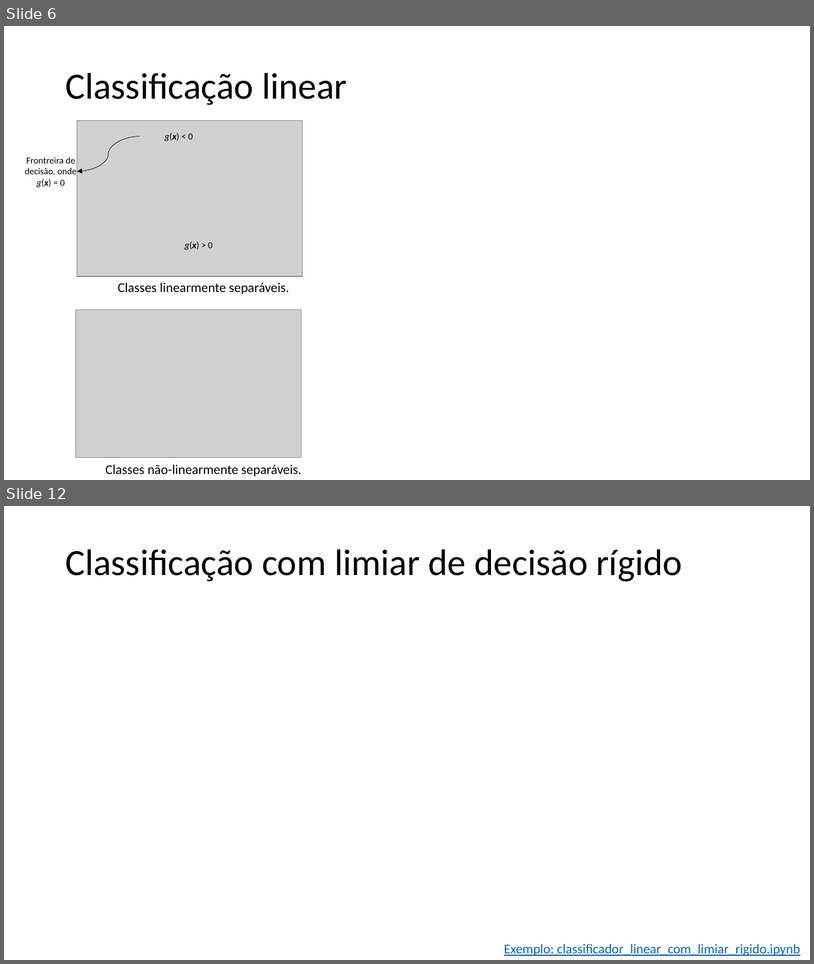
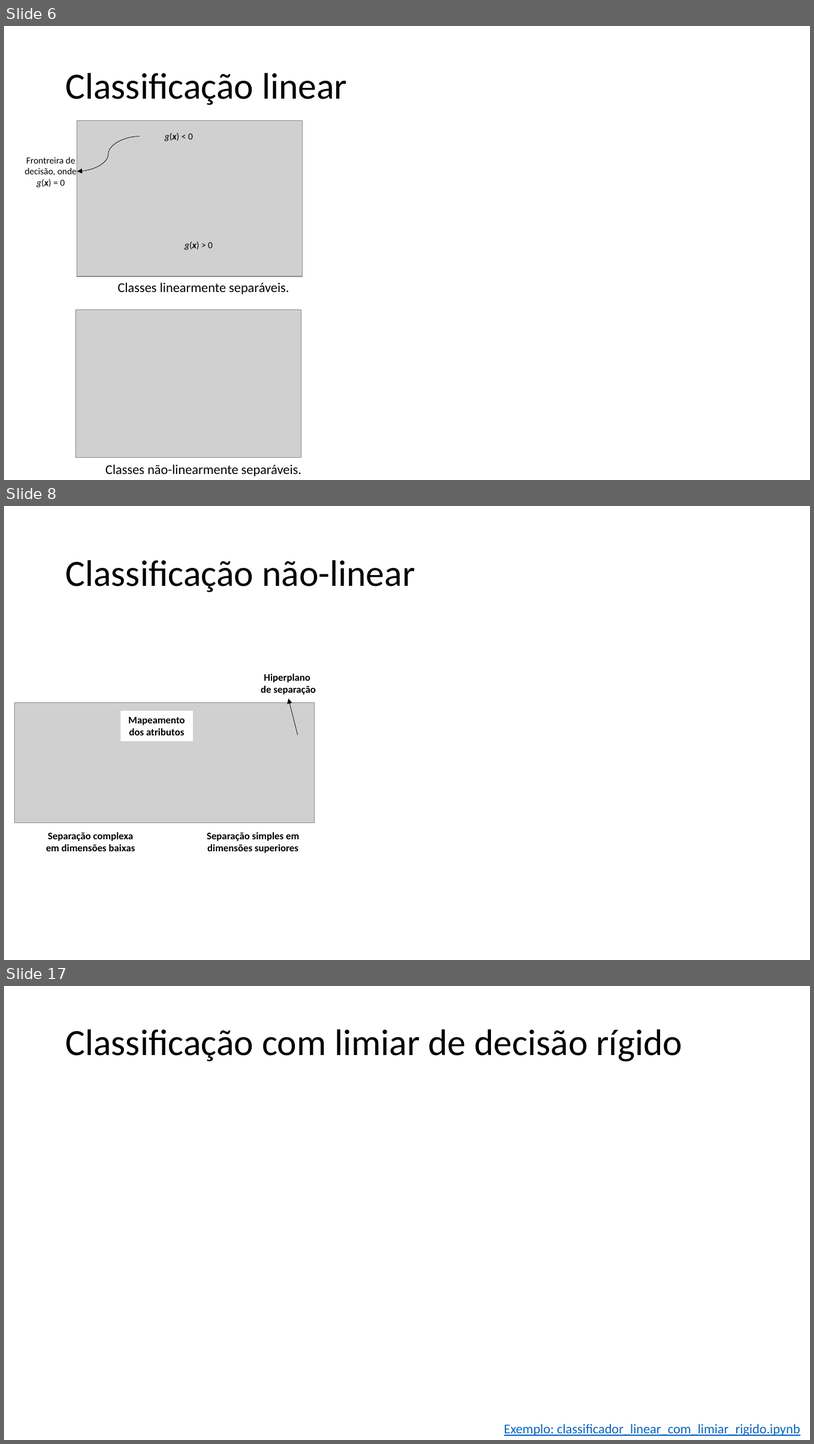
Before and after one commit to zz4fap/t320_aprendizado_de_maquina, a slide deck: slides/T320_Classificação (Parte II).pptx. Shown one above the other, each under a label of ours: slides 6 and 12 before the commit, slides 6, 8 and 17 after it; the slides between them are not shown. The pictures are 814x964 and 814x1444 pixels, drawn with LibreOffice and Linux fonts; fonts in the diff are those of the drawing; grey boxes stand for pictures. Boxes give left, top, right and bottom in pixels: in the first picture for what was removed or moved away, otherwise in the second. Text is boxed around its words. In the diff, an @@ line names an element or a change of style, - is before the commit and + after.

```diff
--- a/slides/T320_Classificação (Parte II).pptx
+++ b/slides/T320_Classificação (Parte II).pptx
@@ slide 8 added at (4,506,810,960), background #FFFFFF @@
@@ title added at (65,560,415,592), 44 pt, text #000000 @@
+Classificação não-linear
@@ group added at (15,673,315,853): 3 texts, 1 picture, 1 rectangle, 1 arrow @@
+Mapeamento dos atributos
+Separação complexa em dimensões baixas
+Separação simples em dimensões superiores
+Hiperplano
+de separação
@@ what was slide 12 is now slide 17 @@
```
Also in this commit, not shown: 4 slides changed, 5 other slides added, 1 slide removed, 1 other file.
